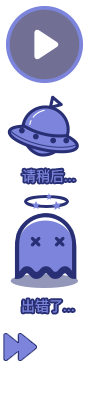
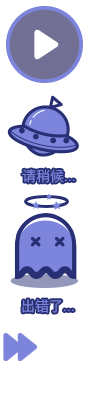
Layers edited between the first and the second 90px x 394px image:
added layer "图层 3" above "图层 0" over [50, 167, 66, 185]
painted on "图层 0" over [50, 167, 66, 185]
